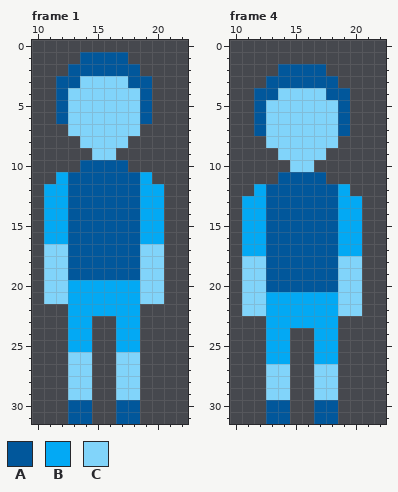
Two states of a pixel-art file, The Fallen Guardian/Assets/Art/Characters/NPC/NPC_Template.aseprite. Above, as it was before the edit.
32x32 pixels, 8 frames. Shown: frame 1: x 10..22, y 0..31; frame 4: x 10..22, y 0..31. The commit also changed other frames, which this record leaves out.
Palette (. is transparent): A #01579b  B #03a9f4  C #81d4fa
Pixels before, frame 1, first column x 11:
 1 ...AAAA...
 2 ..AAAAAA..
 3 .AACCCCAA.
 4 .ACCCCCCA.
 5 .ACCCCCCA.
 6 .ACCCCCCA.
 7 ..CCCCCC..
 8 ...CCCC...
 9 ....CC....
10 ...AAAA...
11 .BAAAAAAB.
12 BBAAAAAABB
13 BBAAAAAABB
14 BBAAAAAABB
15 BBAAAAAABB
16 BBAAAAAABB
17 CCAAAAAACC
18 CCAAAAAACC
19 CCAAAAAACC
20 CCBBBBBBCC
21 CCBBBBBBCC
22 ..BBBBBB..
23 ..BB..BB..
24 ..BB..BB..
25 ..BB..BB..
26 ..CC..CC..
27 ..CC..CC..
28 ..CC..CC..
29 ..CC..CC..
30 ..AA..AA..
31 ..AA..AA..
Pixels before, frame 4, first column x 11:
 2 ...AAAA...
 3 ..AAAAAA..
 4 .AACCCCAA.
 5 .ACCCCCCA.
 6 .ACCCCCCA.
 7 .ACCCCCCA.
 8 ..CCCCCC..
 9 ...CCCC...
10 ....CC....
11 ...AAAA...
12 .BAAAAAAB.
13 BBAAAAAABB
14 BBAAAAAABB
15 BBAAAAAABB
16 BBAAAAAABB
17 BBAAAAAABB
18 CCAAAAAACC
19 CCAAAAAACC
20 CCAAAAAACC
21 CCBBBBBBCC
22 CCBBBBBBCC
23 ..BBBBBB..
24 ..BB..BB..
25 ..BB..BB..
26 ..BB..BB..
27 ..CC..CC..
28 ..CC..CC..
29 ..CC..CC..
30 ..AA..AA..
31 ..AA..AA..
After:
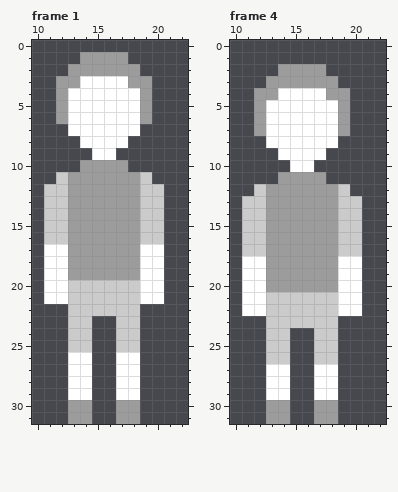
The exact change:
colour A: #01579b -> #9c9c9c
colour B: #03a9f4 -> #cbcbcb
colour C: #81d4fa -> #ffffff
